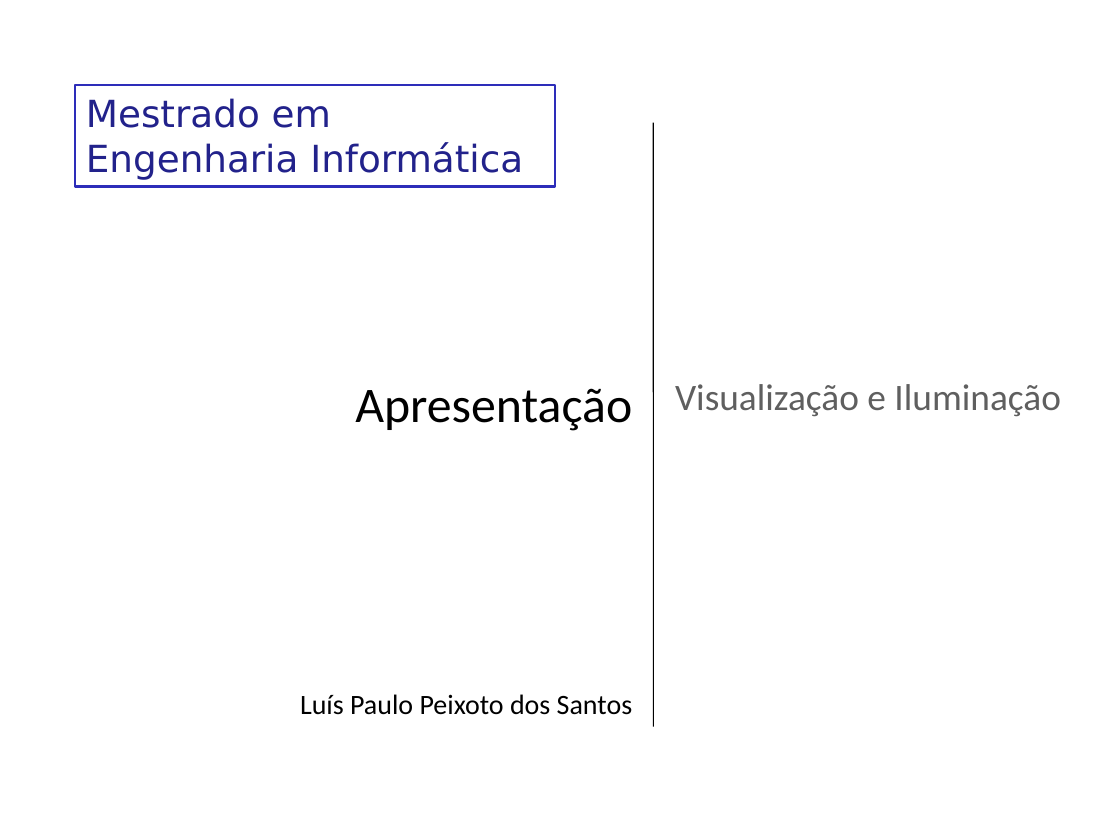
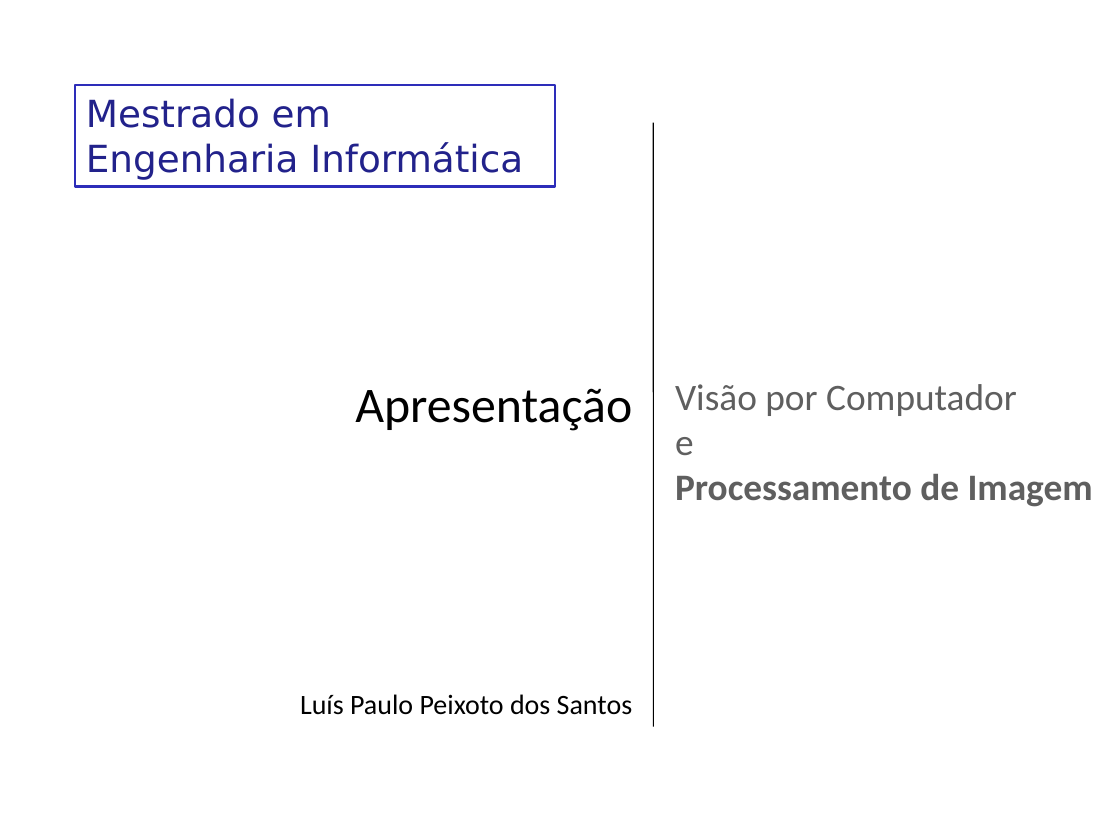
Before and after one commit to LykiFyar/stuff, a slide deck: slide 1 of Yr4/Sem2/CG/VCPI/Aulas/Aula1/00-Apresentacao.pptx. Drawn at 1120x840 pixels with LibreOffice and Linux fonts; fonts in the diff are those of the drawing; background and template pictures are left out. Boxes give left, top, right and bottom in pixels: in the first picture for what was removed or moved away, otherwise in the second. Text is boxed around its words. In the diff, an @@ line names an element or a change of style, - is before the commit and + after.

```diff
--- a/Yr4/Sem2/CG/VCPI/Aulas/Aula1/00-Apresentacao.pptx
+++ b/Yr4/Sem2/CG/VCPI/Aulas/Aula1/00-Apresentacao.pptx
@@ title at (675,384,1093,507): text changed; bold on @@
-Visualização e Iluminação
+Visão por Computador
+e
+Processamento de Imagem
```
Also in this commit, not shown: 1 other slide changed, 2 slides added, 5 slides removed, 17 other files.
